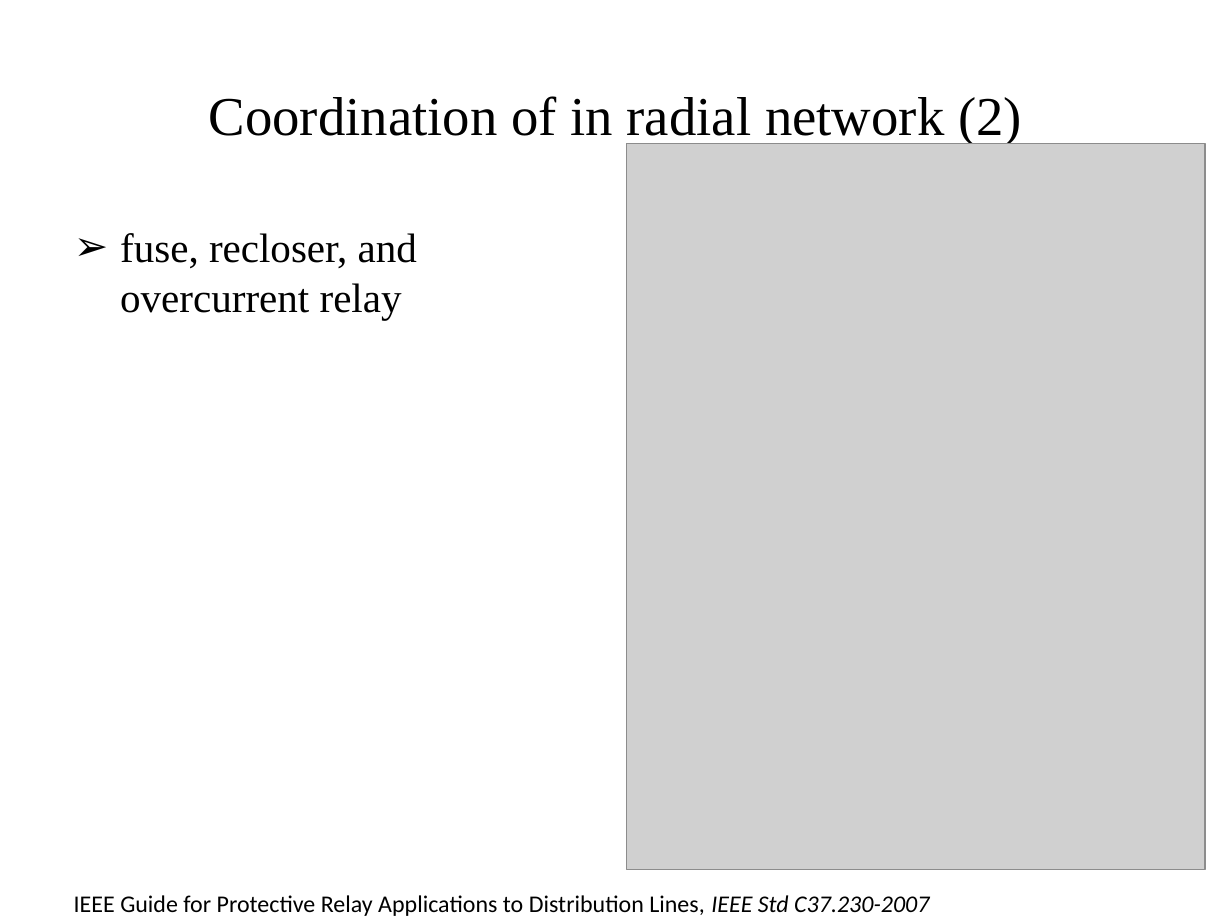
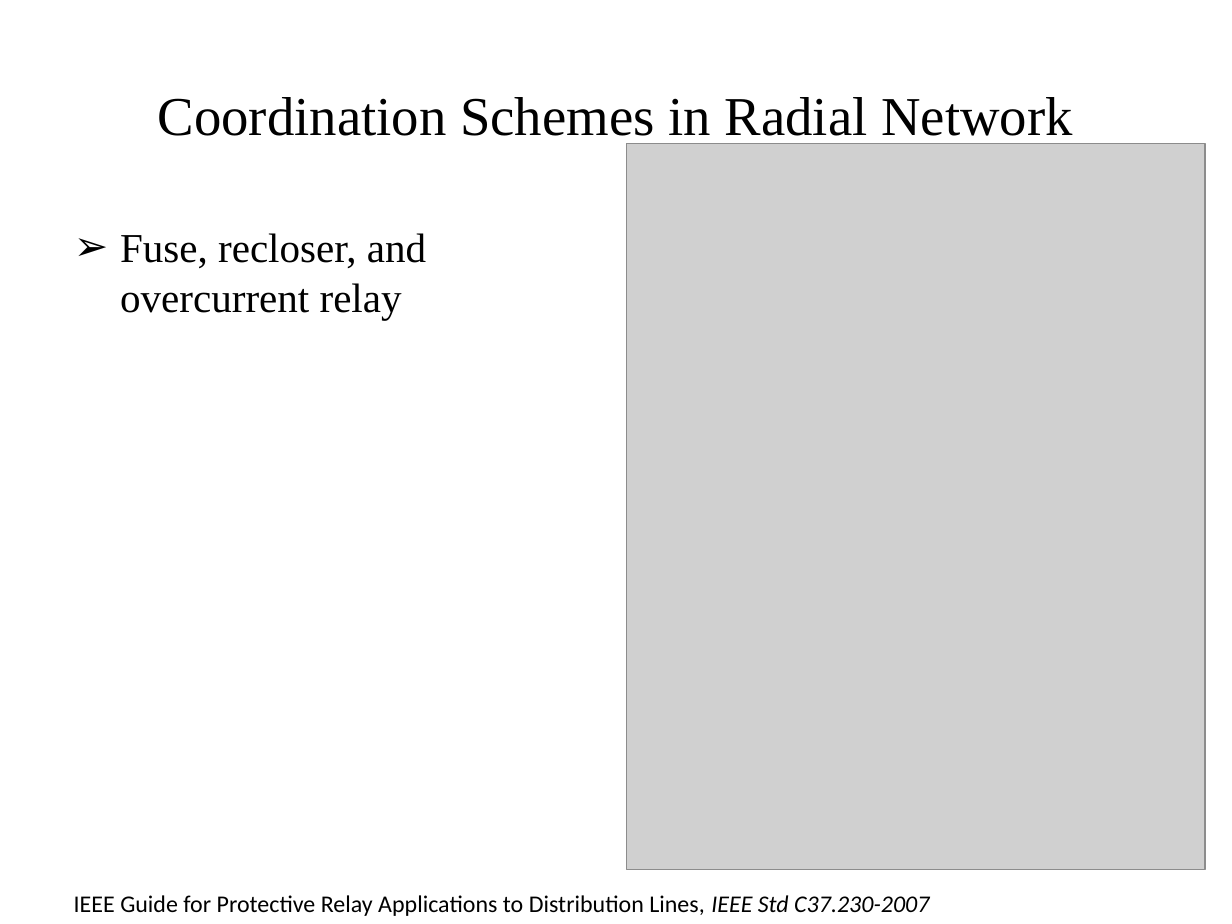
Before and after one commit to gridlab-d/course, a slide deck: slide 20 of University of Washington Class/Module 9 - Automated switching and reconfiguration.pptx. Drawn at 1232x924 pixels with LibreOffice and Linux fonts; fonts in the diff are those of the drawing; grey boxes stand for pictures. Boxes give left, top, right and bottom in pixels: in the first picture for what was removed or moved away, otherwise in the second. Text is boxed around its words. In the diff, an @@ line names an element or a change of style, - is before the commit and + after.

Commit message:
Changes to module 9 for wording and clarity

```diff
--- a/University of Washington Class/Module 9 - Automated switching and reconfiguration.pptx
+++ b/University of Washington Class/Module 9 - Automated switching and reconfiguration.pptx
@@ title at box(158, 97, 1073, 146): text changed @@
-Coordination of in radial network (2)
+Coordination Schemes in Radial Network
@@ text at box(120, 233, 426, 320): text changed @@
-➢ fuse, recloser, and overcurrent relay
+➢ Fuse, recloser, and overcurrent relay
```
Also in this commit, not shown: 21 other slides changed.
